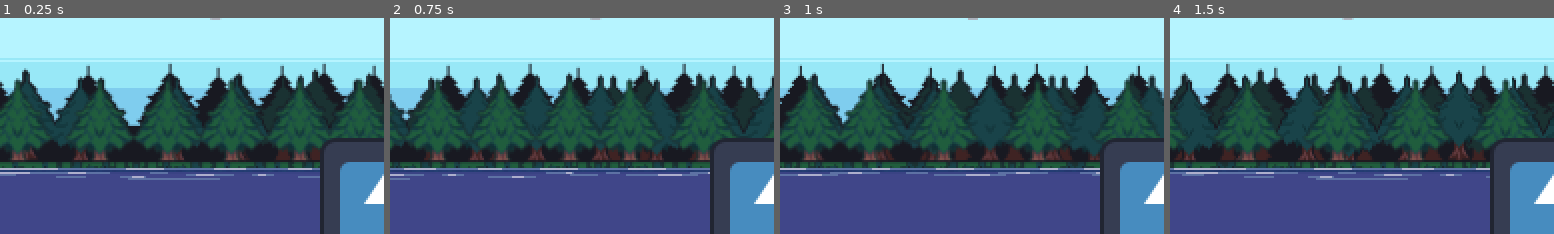
Above: before the commit, frames 1-4 (left to right).
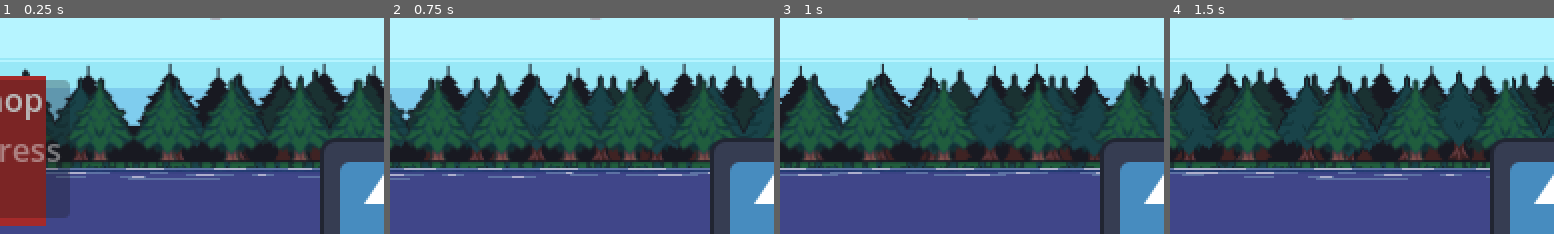
Above: after the commit, the same moments.

Repository: JuanPablo-29/Hoos-Fishing
Game: Godot game, scene res://scenes/MainGame.tscn
Same seed, same stepped clock (60 frames per second), same inputs: the game is played once before the commit and once after it. The engine's default icon, where the game draws it, is replaced by a stand-in: a white triangle on a blue panel in a dark square.
Inputs:
- Up to frame 1 (0.25 s): no input
- Up to frame 2 (0.75 s): hold Right (move_right) from 0.53 s (still down); tap 0 (hotbar_0) at 0.6 s
- Up to frame 3 (1 s): keep holding Right (move_right)
- Up to frame 4 (1.5 s): release Right (move_right) at 1.28 s; hold Down (move_down) from 1.28 s (still down); tap 1 (hotbar_1) at 1.35 s
The pictures show only the part of the screen within x 0-50%, y 7-57%; the shares and areas given below are measured in that part.

The runs differ from the first frame. In frame 1, 11% of the frame differs, in the area x 0-19%, y 26-97%; in frame 2, nothing differs; in frame 3, nothing differs; in frame 4, nothing differs.

Commit message:
Shopkeeper is in main scene and can be pressed when player is close enough

Diff:
--- a/scenes/MainGame.tscn
+++ b/scenes/MainGame.tscn
@@ -6,8 +6,9 @@
 [ext_resource type="PackedScene" uid="uid://fswxs08lxfc6" path="res://scenes/Hotbar.tscn" id="3_p73vr"]
 [ext_resource type="Script" uid="uid://t2bkptdsrbnn" path="res://scripts/hotbar.gd" id="4_t4bxf"]
 
-[node name="MainGame" type="Node"]
+[node name="MainGame" type="Node" node_paths=PackedStringArray("player")]
 script = ExtResource("1_7f7ne")
+player = NodePath("World/LevelRoot/Hoo")
 
 [node name="Systems" type="Node" parent="."]
 
--- a/scenes/Player.tscn
+++ b/scenes/Player.tscn
@@ -7,18 +7,19 @@
 radius = 24.755169
 height = 148.0
 
-[node name="Hoo" type="CharacterBody2D" unique_id=442130460]
+[node name="Hoo" type="CharacterBody2D"]
+z_index = 1
 position = Vector2(1, 1)
 motion_mode = 1
 script = ExtResource("1_bvoaa")
 
-[node name="CollisionShape2D" type="CollisionShape2D" parent="." unique_id=106254409]
+[node name="CollisionShape2D" type="CollisionShape2D" parent="."]
 position = Vector2(-2, -2.9999847)
 scale = Vector2(1.4138461, 0.6666667)
 shape = SubResource("CapsuleShape2D_4xcp8")
 
-[node name="Sprite2D" type="Sprite2D" parent="." unique_id=1940006229]
+[node name="Sprite2D" type="Sprite2D" parent="."]
 scale = Vector2(0.5, 0.5)
 texture = ExtResource("2_deuev")
 
-[node name="Camera2D" type="Camera2D" parent="." unique_id=255873783]
+[node name="Camera2D" type="Camera2D" parent="."]
--- /dev/null
+++ b/scenes/ShopKeeper.tscn
@@ -0,0 +1,44 @@
+[gd_scene load_steps=5 format=3 uid="uid://byt2mvtgrw1t6"]
+
+[ext_resource type="Script" uid="uid://hx7503fk6avr" path="res://scripts/shop_keeper.gd" id="1_73s61"]
+
+[sub_resource type="StyleBoxEmpty" id="StyleBoxEmpty_73s61"]
+
+[sub_resource type="InputEventAction" id="InputEventAction_73s61"]
+action = &"ui_select"
+pressed = true
+
+[sub_resource type="Shortcut" id="Shortcut_g7cxp"]
+events = [SubResource("InputEventAction_73s61")]
+
+[node name="ShopKeeper" type="Node2D" node_paths=PackedStringArray("sprite", "button")]
+script = ExtResource("1_73s61")
+sprite = NodePath("ColorRect")
+button = NodePath("ColorRect/Button")
+
+[node name="ColorRect" type="ColorRect" parent="."]
+offset_left = -21.0
+offset_top = -54.0
+offset_right = 19.0
+offset_bottom = 21.0
+color = Color(0.6967761, 0.19364676, 0, 1)
+
+[node name="Label" type="Label" parent="ColorRect"]
+layout_mode = 0
+offset_right = 40.0
+offset_bottom = 23.0
+text = "Shop"
+
+[node name="Button" type="Button" parent="ColorRect"]
+layout_mode = 0
+offset_left = 2.0
+offset_top = 2.0
+offset_right = 52.0
+offset_bottom = 71.0
+focus_mode = 0
+theme_override_styles/focus = SubResource("StyleBoxEmpty_73s61")
+shortcut = SubResource("Shortcut_g7cxp")
+shortcut_in_tooltip = false
+text = "press"
+
+[connection signal="pressed" from="ColorRect/Button" to="." method="_on_button_pressed"]
--- a/scripts/hoo.gd
+++ b/scripts/hoo.gd
@@ -1,3 +1,4 @@
+class_name  Player
 extends CharacterBody2D
 @export var speed : float = 500
 var direction : Vector2
--- a/scripts/main_game.gd
+++ b/scripts/main_game.gd
@@ -1,10 +1,12 @@
 extends Node
+@export var player: Player
 # Sets name for fish scene paths
 var fishes: Dictionary = {
 	"bass": "res://src/gameplay/fishing/fish/bass_swimming.tscn",
 	"blue_gill": "res://src/gameplay/fishing/fish/blue_gill_swimming.tscn",
 	"trout": "res://src/gameplay/fishing/fish/golden_trout_swimming_fish.tscn"
 }
+var shop_keeper: Node2D
 
 # Array where fish are added to
 var fish_spawned: Array[SwimmingFish] = []
@@ -16,6 +18,10 @@
 	SceneLoader.register("Entity", %World/EntityRoot)
 	SceneLoader.register("Hud", %HudLayer/HudRoot)
 
+	### Spawns shop keeper
+	shop_keeper = SceneLoader.spawn("res://scenes/ShopKeeper.tscn", "Level") as Node2D
+	shop_keeper.position = Vector2(100,100)
+	shop_keeper.player = player
 	### Spawns fishes
 	## Blue gill
 	spawn_fish("blue_gill", 300, 200)
@@ -28,6 +34,7 @@
 	fish_spawned.back().min_turn_time = 1.5
 	fish_spawned.back().max_turn_time = 3.5
 
+
 # Takes in string from dictionary for fish scene paths
 func spawn_fish(fish_type: String, x = 0, y = 0) -> SwimmingFish:
 	var fish = SceneLoader.spawn(fishes.get(fish_type), "Entity") as SwimmingFish
--- /dev/null
+++ b/scripts/shop_keeper.gd
@@ -0,0 +1,25 @@
+extends Node2D
+var player: Player
+@export var sprite: ColorRect
+@export var button: Button
+var close_enough: bool = false
+# Called when the node enters the scene tree for the first time.
+func _ready() -> void:
+	pass # Replace with function body.
+
+
+# Called every frame. 'delta' is the elapsed time since the previous frame.
+func _process(delta: float) -> void:
+	var distance = global_position.distance_to(player.global_position)
+	if distance <= 70:
+		sprite.color = Color.BEIGE
+		close_enough = true
+	else:
+		sprite.color = Color.BROWN
+		close_enough = false
+	button.disabled = !close_enough
+
+
+
+func _on_button_pressed() -> void:
+	print("pressed!")
Not shown: 1 places in scenes/Player.tscn that only renumber resources
Not shown, added: scripts/shop_keeper.gd.uid
